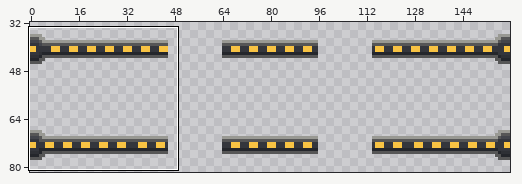
Two versions of one sprite sheet, Operation_Escape/Assets/Palette/BossRoom/TileMap_MirrorRoomPipe.png. Above: a wide view before the commit, with the close-up outlined.
Close-up. First the earlier version:
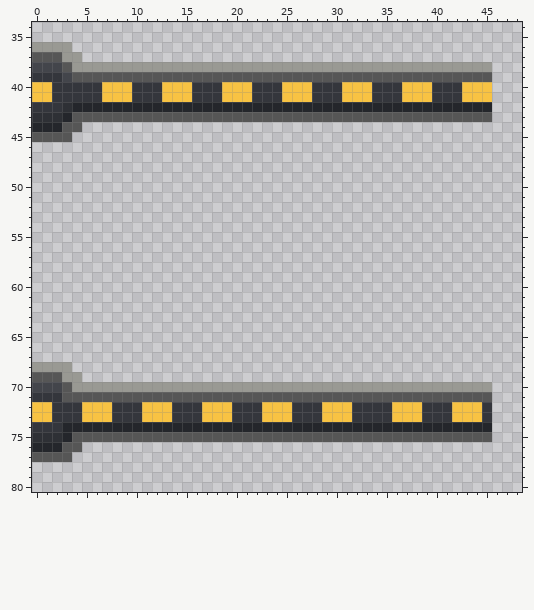
The file is 160x96 pixels. Pixels under 10% opacity are left out. Colours within 5 levels of each other are drawn and written as one. Shown: x 0..48, y 34..80. The wide view leaves out empty margins. The commit also changed other parts of the picture, which this record leaves out.
After:
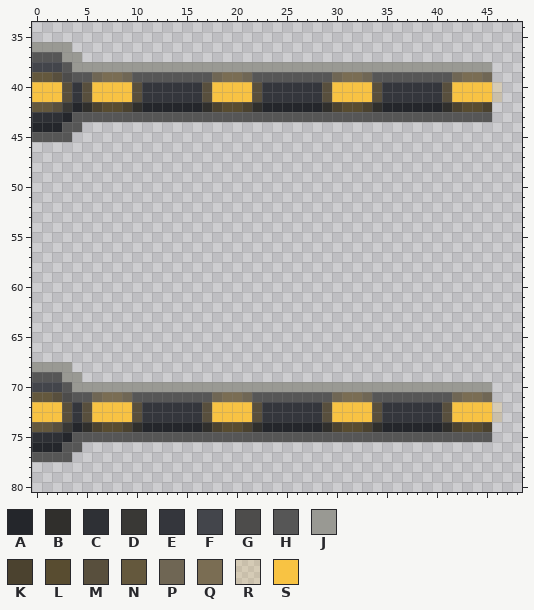
Palette (. is transparent): A #24262b  B #302f2c  C #2e3035  D #393835  E #34363c  F #43454b  G #4d4c4b  H #565656  J #999993  K #4b422f  L #584c30  M #584f3d  N #64583d  P #6f6654  Q #7a6d53  R #f8c3432f  S #f8c343
Difference:
Colour A becomes colour B in row 42 at x 5, 10, 17, 22, 29, 34 and 41; in row 74 at x 5, 10, 17, 22, 29, 34 and 41.
Colour A becomes colour D in row 74 at x 3.
Colour C becomes colour D in row 42 at x 3.
Colour S becomes colour E in rows 40 to 41 at x 13 to 15, 25 to 27 and 37 to 39; in rows 72 to 73 at x 11 to 13, 23 to 25 and 36 to 38.
Colour F becomes colour G in row 39 at x 3.
Colour H becomes colour G in row 71 at x 3.
Colour A becomes colour K in row 42 at x 6, 9, 18, 21, 30, 33, 42 and 45; in row 74 at x 6, 9, 18, 21, 30, 33, 42 and 45.
Colour A becomes colour L in row 42 at x 7 to 8, 19 to 20, 31 to 32 and 43 to 44; in row 74 at x 7 to 8, 19 to 20, 31 to 32 and 43 to 44.
Colour E becomes colour M in row 39 at x 2; in rows 40 to 41 at x 3, 5, 10, 17, 22, 29, 34 and 41; in row 42 at x 2; in row 71 at x 2; in rows 72 to 73 at x 3, 10, 22, 34 and 41; in row 74 at x 2.
Colour S becomes colour M in rows 72 to 73 at x 5, 17 and 29.
Colour E becomes colour N in row 39 at x 0 to 1; in row 42 at x 0 to 1; in row 71 at x 0 to 1; in row 74 at x 0 to 1.
Colour H becomes colour P in row 39 at x 6, 9, 18, 21, 30, 33, 42 and 45; in row 71 at x 6, 9, 18, 21, 30, 33, 42 and 45.
Colour H becomes colour Q in row 39 at x 7 to 8, 19 to 20, 31 to 32 and 43 to 44; in row 71 at x 7 to 8, 19 to 20, 31 to 32 and 43 to 44.
The author put colour R in rows 40 to 41 at x 46; in rows 72 to 73 at x 46.
Colour E becomes colour S in rows 40 to 41 at x 2, 6, 18, 30 and 42; in rows 72 to 73 at x 2, 8 to 9, 20 to 21, 32 to 33 and 45.
Pixel boxes of the changes (left, top, right, bottom) in both close-ups:
changed: (32, 72, 502, 112)
changed: (32, 392, 502, 432)
